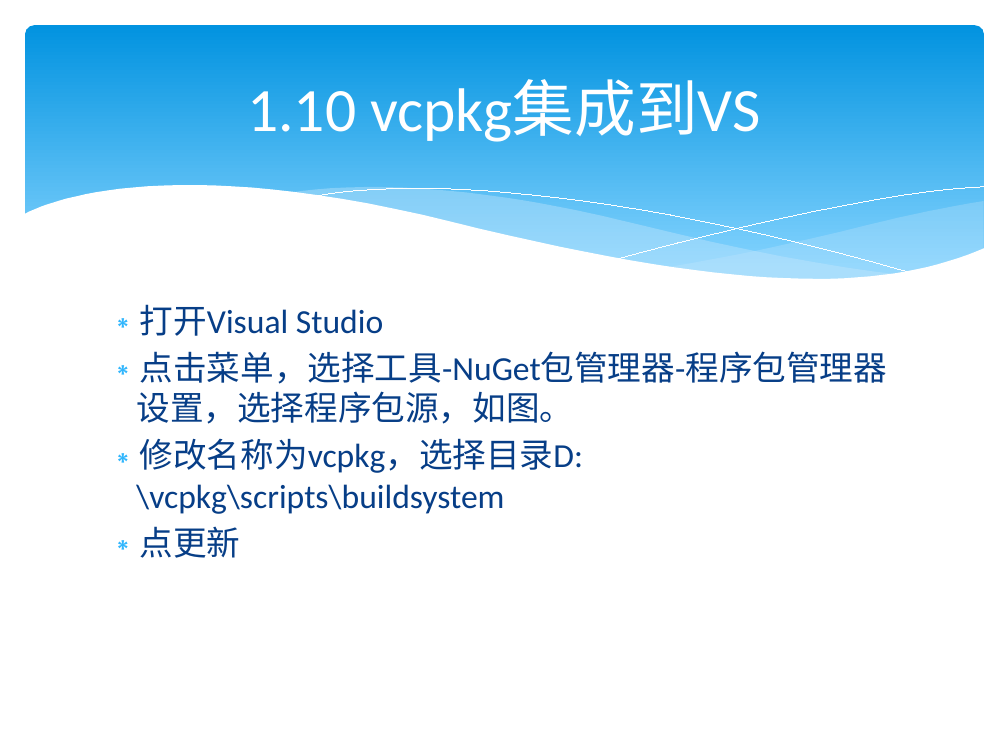
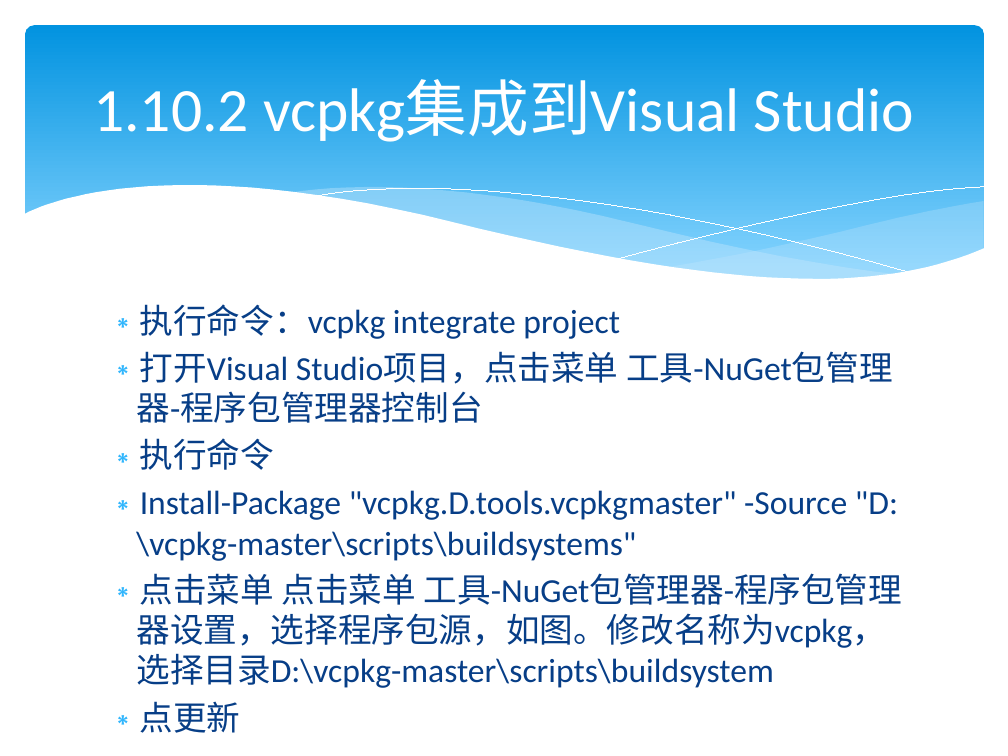
Before and after one commit to lamplight8/cpp, a slide deck: slide 128 of ppt/ch01_绪论_1.pptx (slide 68 before the commit). Drawn at 1008x756 pixels with LibreOffice and Linux fonts; fonts in the diff are those of the drawing. Boxes give left, top, right and bottom in pixels: in the first picture for what was removed or moved away, otherwise in the second. Text is boxed around its words. In the diff, an @@ line names an element or a change of style, - is before the commit and + after.

```diff
--- a/ppt/ch01_绪论_1.pptx
+++ b/ppt/ch01_绪论_1.pptx
@@ title at (93,79,914,142): text changed @@
-1.10 vcpkg集成到VS
+1.10.2 vcpkg集成到Visual Studio
@@ text at (136,304,903,688): text changed @@
-∗ 打开Visual Studio
-∗ 点击菜单，选择工具-NuGet包管理器-程序包管理器设置，选择程序包源，如图。
-∗ 修改名称为vcpkg，选择目录D:\vcpkg\scripts\buildsystem
+∗ 执行命令：vcpkg integrate project
+∗ 打开Visual Studio项目，点击菜单 工具-NuGet包管理器-程序包管理器控制台
+∗ 执行命令
+∗ Install-Package "vcpkg.D.tools.vcpkgmaster" -Source "D:\vcpkg-master\scripts\buildsystems"
+∗ 点击菜单 点击菜单 工具-NuGet包管理器-程序包管理器设置，选择程序包源，如图。修改名称为vcpkg，选择目录D:\vcpkg-master\scripts\buildsystem
```
Also in this commit, not shown: 73 other slides changed, 35 slides added, 27 slides removed, 3 other files.
